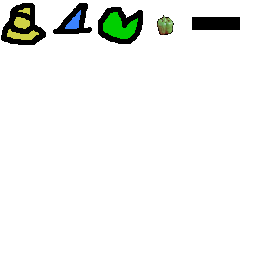
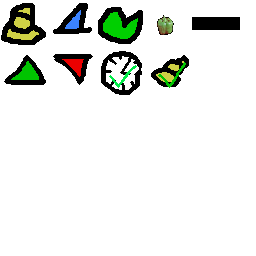
Layer changes from the first 256×256 image to the second:
painted on "realbg" over [4, 51, 189, 95]
